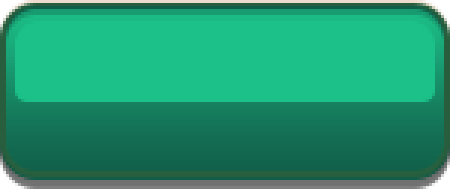
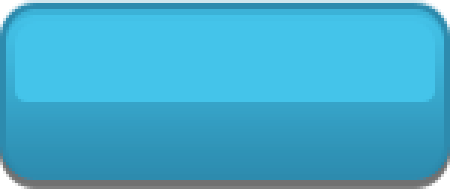
The second 450x189 image is a revision of the first. Changes to its layers:
painted on "Rectangle 1 copy" over box(0, 0, 450, 177)
painted on "Rectangle 3" over box(15, 21, 435, 102)
painted on "Rectangle 1" over box(0, 3, 450, 180)
